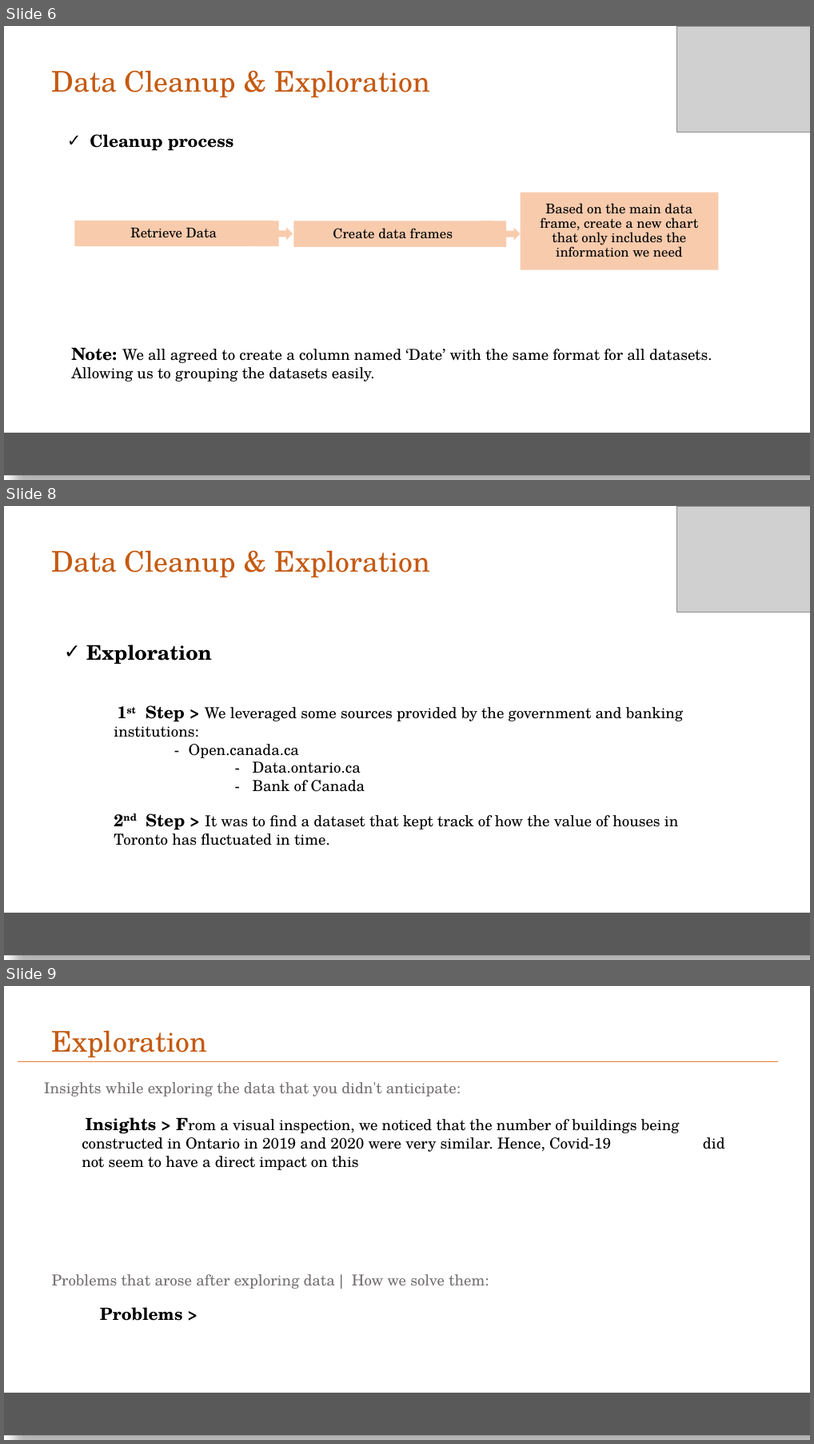
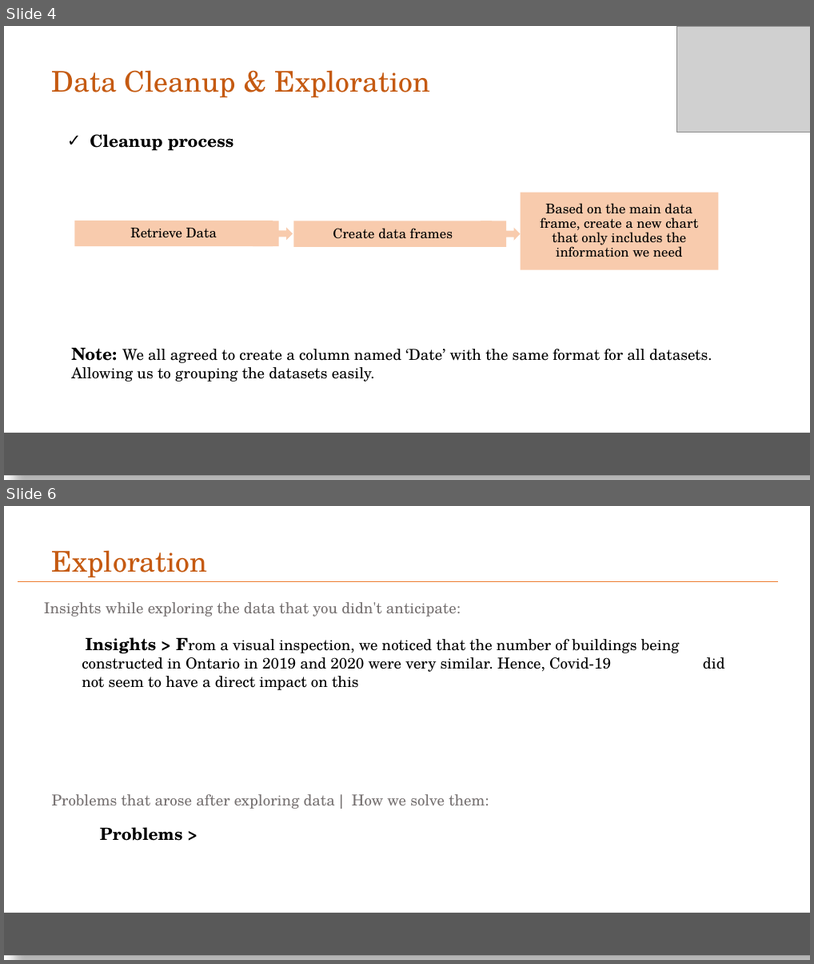
Before and after one commit to elubanska/GTA_real_estate_market, a slide deck: Real Estate Mkt.pptx. Shown one above the other, each under a label of ours: slides 6, 8 and 9 before the commit, slides 4 and 6 after it; the slides between them are not shown. The pictures are 814x1444 and 814x964 pixels, drawn with LibreOffice and Linux fonts; fonts in the diff are those of the drawing; grey boxes stand for pictures. Boxes give left, top, right and bottom in pixels: in the first picture for what was removed or moved away, otherwise in the second. Text is boxed around its words. In the diff, an @@ line names an element or a change of style, - is before the commit and + after.

```diff
--- a/Real Estate Mkt.pptx
+++ b/Real Estate Mkt.pptx
@@ slide 8 removed at bbox=[4, 506, 810, 960], background #FFFFFF @@
@@ picture removed at bbox=[678, 506, 810, 612] @@
@@ text removed at bbox=[52, 550, 430, 578] @@
-Data Cleanup & Exploration
@@ text removed at bbox=[86, 644, 212, 664] @@
-✓ Exploration
@@ text removed at bbox=[114, 705, 683, 845] @@
-1st Step > We leveraged some sources provided by the government and banking institutions:
-- Open.canada.ca
-- Data.ontario.ca
-- Bank of Canada
-2nd Step > It was to find a dataset that kept track of how the value of houses in Toronto has fluctuated in time.
@@ rectangle removed at bbox=[4, 912, 810, 955] @@
@@ what was slide 6 is now slide 4 @@
@@ what was slide 9 is now slide 6 @@
```
Also in this commit, not shown: 4 slides changed, 1 slide added, 3 other slides removed.
